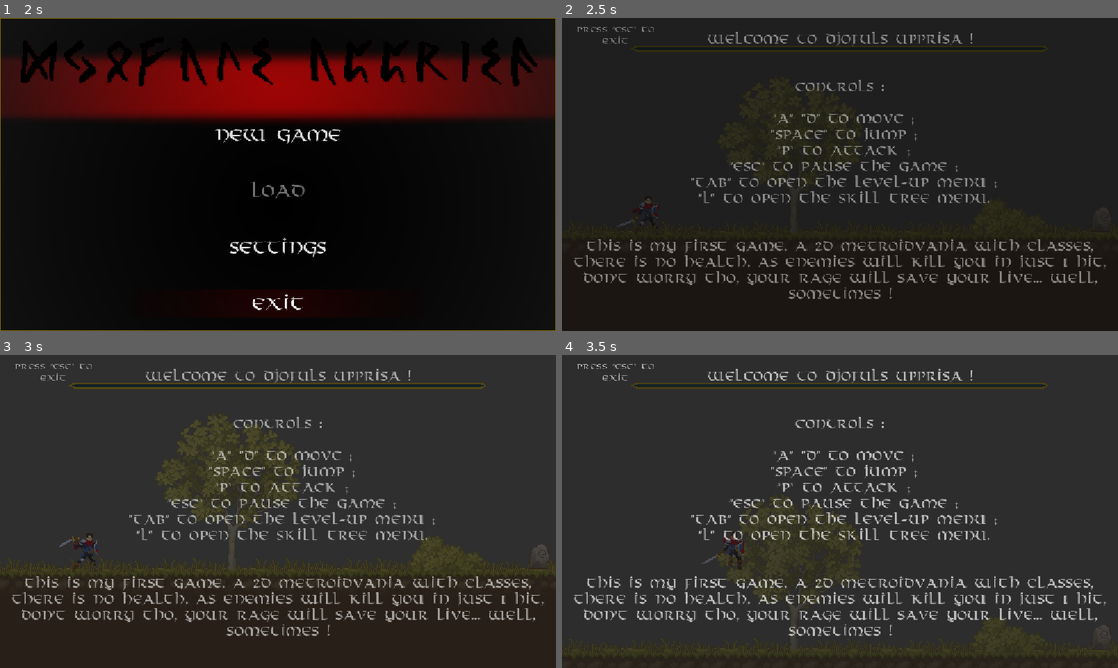
Above: before the commit, frames 1-4 (two rows, left to right).
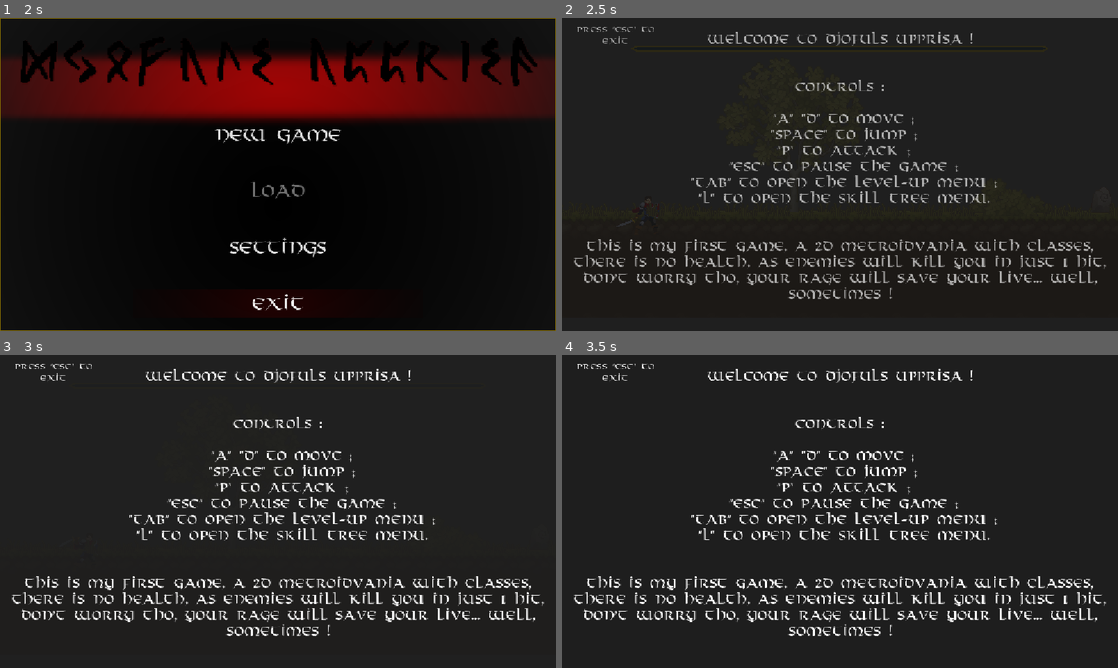
Above: after the commit, the same moments.

Repository: Leasx111/Tiofus-Ubrisa
Game: Godot game, scene res://scenes/Menus and Death Screen/Menus/load_menu.tscn
The game is run twice, just before and just after one commit, with the same random seed, the same clock (stepped at 60 frames per second) and the same inputs. This scene is started directly instead of the project's main scene.
Inputs (mouse positions are in pixels of both pictures, inside the frame that each line leads up to):
- Up to frame 1 (2 s): click (278, 96) at 0.5 s; click "Back" at 1.25 s
- Up to frame 2 (2.5 s): click "New Game" at 2 s
- Up to frame 3 (3 s): tap Enter (save) at 2.75 s; move the mouse to (400, 495) at 2.77 s; hold D (move_right) from 2.78 s (still down); tap P (attack) at 2.85 s
- Up to frame 4 (3.5 s): keep holding D (move_right); tap Space (jump) at 3.02 s

Frame 1 is identical in both runs. In frame 2, 3.9% of the frame differs, in the area x 2-98%, y 2-90%; in frame 3, 12%, in the area x 0-100%, y 2-90%; in frame 4, 10%.

Commit message:
fixed load and tutorial-menu bugs

Diff:
--- a/scenes/Menus and Death Screen/Menus/tutorial.tscn
+++ b/scenes/Menus and Death Screen/Menus/tutorial.tscn
@@ -49,7 +49,7 @@
 vertical_alignment = 1
 autowrap_mode = 3
 
-[node name="TutorialText2" type="Label" parent="TutorialTextBackground" unique_id=1293820106]
+[node name="ExitText" type="Label" parent="TutorialTextBackground" unique_id=1293820106]
 layout_mode = 0
 offset_right = 222.0
 offset_bottom = 96.0
--- a/scenes/Other/game.tscn
+++ b/scenes/Other/game.tscn
@@ -29,16 +29,16 @@
 
 [node name="CurrentRoom" type="Node" parent="RoomLoader" unique_id=87175111]
 
-[node name="Player" parent="." unique_id=1559139556 node_paths=PackedStringArray("player_exp", "death_screen", "room_transition", "roomloader", "viking_rage_screen", "level_menu", "skill_tree_menu", "exit_menu", "player_camera") instance=ExtResource("1_yqjtg")]
+[node name="Player" parent="." unique_id=1559139556 node_paths=PackedStringArray("player_exp", "death_screen", "room_transition", "roomloader", "viking_rage_screen", "level_menu", "tutorial", "skill_tree_menu", "exit_menu") instance=ExtResource("1_yqjtg")]
 player_exp = NodePath("CanvasLayer/PlayerExp")
 death_screen = NodePath("CanvasLayer/DeathScreen")
 room_transition = NodePath("CanvasLayer/RoomTransition")
 roomloader = NodePath("../RoomLoader")
 viking_rage_screen = NodePath("CanvasLayer/VikingRage")
 level_menu = NodePath("CanvasLayer/LevelMenu")
+tutorial = NodePath("../CanvasLayer/Tutorial")
 skill_tree_menu = NodePath("CanvasLayer/SkillTreeMenu")
 exit_menu = NodePath("CanvasLayer/ExitMenu")
-player_camera = NodePath("Camera")
 
 [node name="Camera" type="Camera2D" parent="Player" unique_id=122080715]
 process_mode = 3
@@ -68,7 +68,7 @@
 exit_menu = NodePath("../ExitMenu")
 level_menu = NodePath("../LevelMenu")
 
-[node name="LevelMenu" parent="Player/CanvasLayer" unique_id=1065140838 node_paths=PackedStringArray("player") instance=ExtResource("3_u5sy4")]
+[node name="LevelMenu" parent="Player/CanvasLayer" unique_id=1065140838 node_paths=PackedStringArray("player", "tutorial") instance=ExtResource("3_u5sy4")]
 visible = false
 modulate = Color(1, 1, 1, 0.78431374)
 z_index = 5
@@ -81,6 +81,7 @@
 offset_right = -281.17603
 offset_bottom = -299.72803
 player = NodePath("../..")
+tutorial = NodePath("../../../CanvasLayer/Tutorial")
 
 [node name="RoomTransition" type="ColorRect" parent="Player/CanvasLayer" unique_id=711490188]
 process_mode = 3
@@ -141,6 +142,10 @@
 [node name="CanvasLayer" type="CanvasLayer" parent="." unique_id=1624551238]
 layer = 2
 
-[node name="Tutorial" parent="CanvasLayer" unique_id=1626270237 instance=ExtResource("13_ugoi2")]
+[node name="Tutorial" parent="CanvasLayer" unique_id=1626270237 node_paths=PackedStringArray("player", "skill_tree_menu", "level_menu", "exit_menu") instance=ExtResource("13_ugoi2")]
 visible = false
 modulate = Color(1, 1, 1, 0.4)
+player = NodePath("../../Player")
+skill_tree_menu = NodePath("../../Player/CanvasLayer/SkillTreeMenu")
+level_menu = NodePath("../../Player/CanvasLayer/LevelMenu")
+exit_menu = NodePath("../../Player/CanvasLayer/ExitMenu")
--- a/scripts/Charactes/Player/player.gd
+++ b/scripts/Charactes/Player/player.gd
@@ -12,6 +12,7 @@
 @export var roomloader : RoomLoader
 @export var viking_rage_screen : ColorRect
 @export var level_menu : LevelMenu
+@export var tutorial: TutorialMenu
 @export var skill_tree_menu : Control
 @export var exit_menu : ExitMenu
 @export var player_sprite : Sprite2D
@@ -390,8 +391,6 @@
 
 			state = States.first_attack
 
-	if event.is_action_released("toggle_skill_tree") and state != States.dead :
-
-		var skill_tree_camera = skill_tree_menu.get_node("Camera2D")
+	if event.is_action_released("toggle_skill_tree") and tutorial.visible == false and state != States.dead :
 
 		skill_tree_menu.visible = not skill_tree_menu.visible
--- a/scripts/Menus and Death Screen/Level Menu/level_menu.gd
+++ b/scripts/Menus and Death Screen/Level Menu/level_menu.gd
@@ -4,6 +4,7 @@
 
 # Object instances
 @export var player : Player
+@export var tutorial: TutorialMenu
 @export var luck_value: Label
 @export var attack_value: Label
 @export var temperance_value: Label
@@ -97,6 +98,6 @@
 
 func _input(event: InputEvent) -> void :
 
-	if event.is_action_released("toggle_level_menu") and player.state != player.States.dead :
+	if event.is_action_released("toggle_level_menu") and tutorial.visible == false and player.state != player.States.dead :
 
 		visible = not visible
--- a/scripts/Menus and Death Screen/Load menu/load_menu.gd
+++ b/scripts/Menus and Death Screen/Load menu/load_menu.gd
@@ -4,13 +4,22 @@
 
 	for i in 4 :
 
-		if FileAccess.file_exists("user://test_data" + str(i) + ".tres") :
+		update_img(i,false)
 
-			var button_string : String = "VBoxContainer/LoadButton" + str(i)
+		i += 1
 
-			var button_node : Node = get_node(button_string)
 
-			SaveData.player_data = ResourceLoader.load("user://test_data" + str(i) + ".tres")
+func update_img(i : int, delete : bool) :
+
+	if FileAccess.file_exists("user://test_data" + str(i) + ".tres") :
+
+		var button_string : String = "VBoxContainer/LoadButton" + str(i)
+
+		var button_node : Node = get_node(button_string)
+
+		SaveData.player_data = ResourceLoader.load("user://test_data" + str(i) + ".tres")
+
+		if SaveData.player_data.last_checkpoint_image :
 
 			var imag = SaveData.player_data.last_checkpoint_image
 
@@ -18,7 +27,20 @@
 
 			button_node.get_child(0).text = "current level : " + str(SaveData.player_data.level)
 
-		i += 1
+		else :
+
+			var imag = load("res://assets/Menus and Death Screen/Load Menu/save_image_test.png")
+
+			button_node.get_child(1).texture = imag
+
+			button_node.get_child(0).text = "current level : " + str(SaveData.player_data.level)
+
+
+		if delete == true :
+
+			button_node.get_child(1).texture = null
+
+			button_node.get_child(0).text = ""
 
 
 func _on_button_button_up() -> void:
@@ -74,19 +96,27 @@
 
 func _on_delete_button_0_button_up() -> void:
 
+	update_img(0, true)
+
 	DirAccess.remove_absolute("user://test_data0.tres")
 
 
 func _on_delete_button_1_button_up() -> void:
+
+	update_img(1, true)
 
 	DirAccess.remove_absolute("user://test_data1.tres")
 
 
 func _on_delete_button_2_button_up() -> void:
 
+	update_img(2, true)
+
 	DirAccess.remove_absolute("user://test_data2.tres")
 
 
 func _on_delete_button_3_button_up() -> void:
 
+	update_img(3, true)
+
 	DirAccess.remove_absolute("user://test_data3.tres")
--- a/scripts/Menus and Death Screen/Tutorial Menu/tutorial.gd
+++ b/scripts/Menus and Death Screen/Tutorial Menu/tutorial.gd
@@ -1,6 +1,11 @@
 extends Control
 
 class_name TutorialMenu
+
+@export var player : Player
+@export var skill_tree_menu: Control
+@export var level_menu: LevelMenu
+@export var exit_menu: ExitMenu
 
 # Called when the node enters the scene tree for the first time.
 func _ready() -> void:
@@ -14,17 +19,21 @@
 
 func fade_in() :
 
+	player.set_physics_process(false)
+
 	visible = true
 
 	var loading_screen = get_tree().create_tween()
 
-	loading_screen.tween_property(self, "modulate:a", 1, 3)
+	loading_screen.tween_property(self, "modulate:a", 1, 1)
 
 	await loading_screen.finished
 
 	loading_screen.kill()
 
 func fade_out() :
+
+	player.set_physics_process(true)
 
 	var loading_screen = get_tree().create_tween()
 
